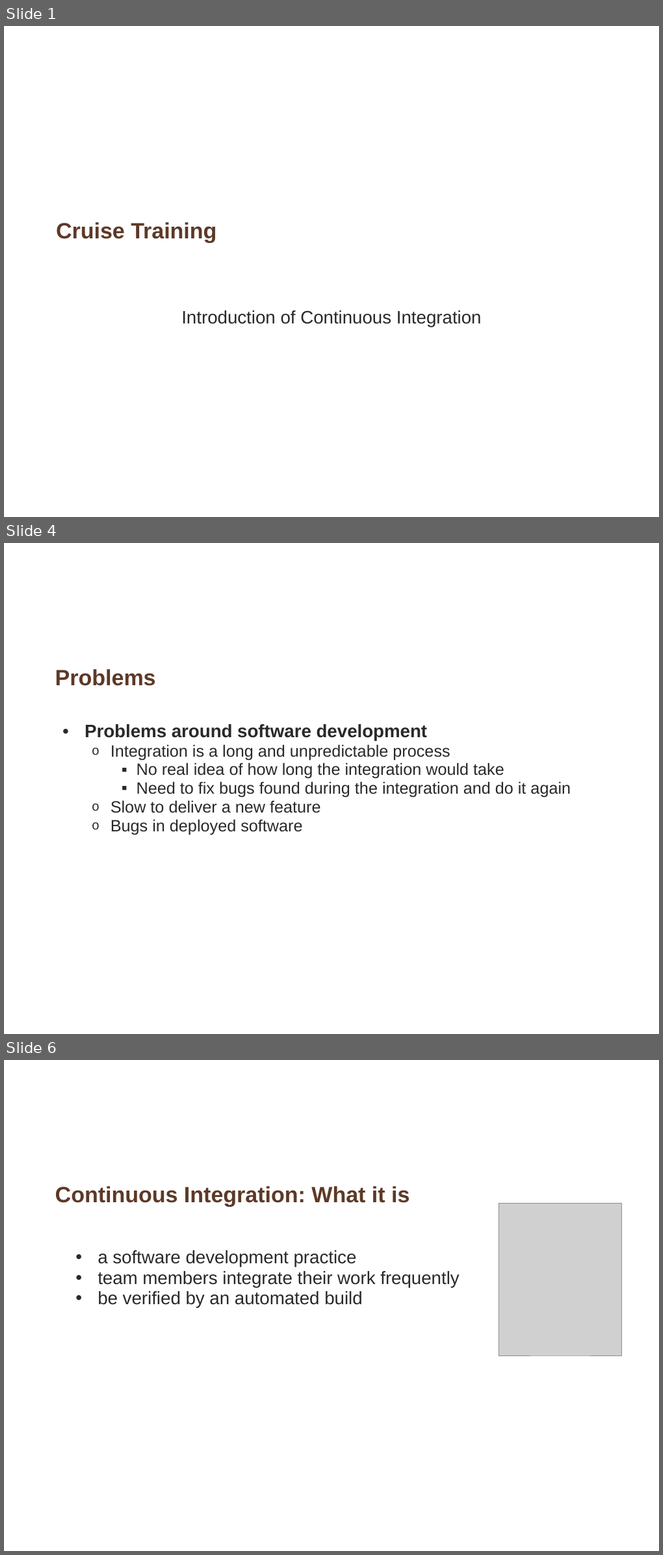
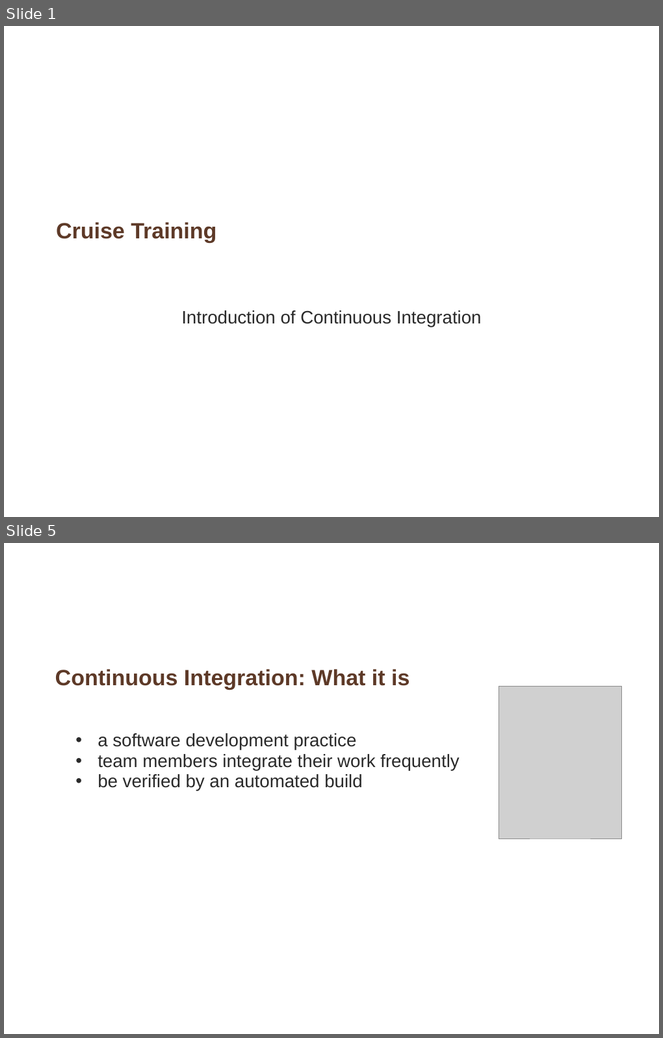
Before and after one commit to whimet/cruisetraining, a slide deck: Introduction_continuous_integration.ppt. Shown one above the other, each under a label of ours: slides 1, 4 and 6 before the commit, slides 1 and 5 after it; the slides between them are not shown. The pictures are 663x1555 and 663x1038 pixels, drawn with LibreOffice and Linux fonts; fonts in the diff are those of the drawing; grey boxes stand for pictures; background and template pictures are left out. Boxes give left, top, right and bottom in pixels: in the first picture for what was removed or moved away, otherwise in the second. Text is boxed around its words. In the diff, an @@ line names an element or a change of style, - is before the commit and + after.

```diff
--- a/Introduction_continuous_integration.ppt
+++ b/Introduction_continuous_integration.ppt
@@ slide 4 removed at [4,543,659,1034], background picture (left out) @@
@@ title removed at [55,669,156,686] @@
-Problems
@@ text removed at [85,724,571,835] @@
-  • Problems around software development
-    o Integration is a long and unpredictable process
-      ▪ No real idea of how long the integration would take
-      ▪ Need to fix bugs found during the integration and do it again
-    o Slow to deliver a new feature
-    o Bugs in deployed software
@@ what was slide 6 is now slide 5 @@
```
Also in this commit, not shown: 2 slides changed, 11 slides added, 8 other slides removed.
